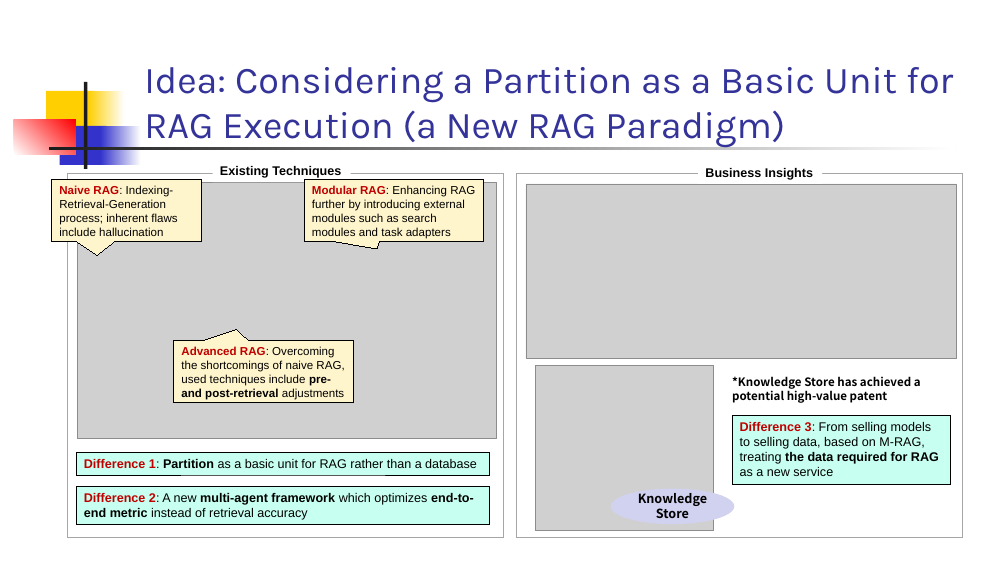
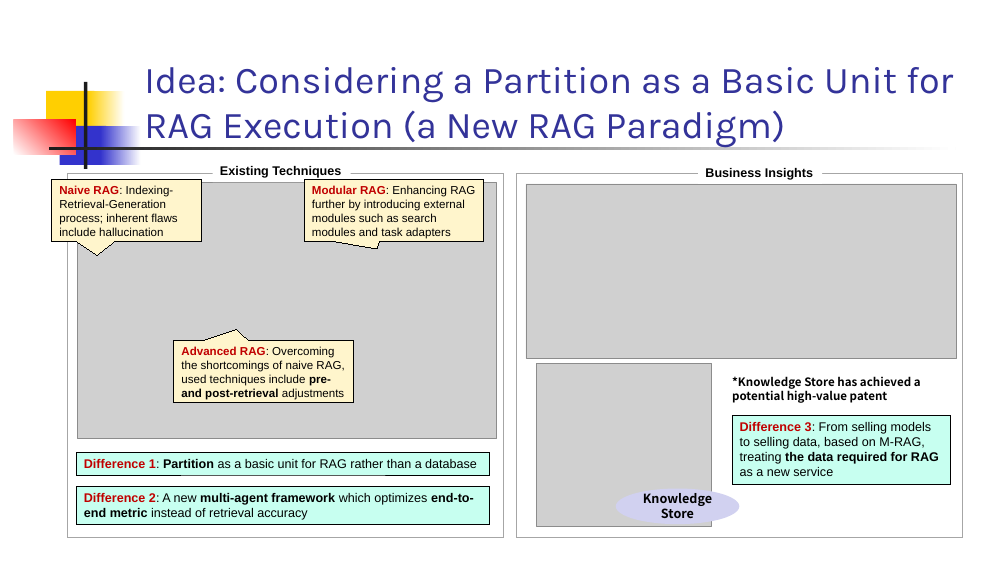
Before and after one commit to zhengwang125/zhengwang125.github.io, a slide deck: slide 3 of paper/M-RAG.pptx. Drawn at 1008x567 pixels with LibreOffice and Linux fonts; fonts in the diff are those of the drawing; grey boxes stand for pictures. Boxes give left, top, right and bottom in pixels: in the first picture for what was removed or moved away, otherwise in the second. Text is boxed around its words. In the diff, an @@ line names an element or a change of style, - is before the commit and + after.

```diff
--- a/paper/M-RAG.pptx
+++ b/paper/M-RAG.pptx
@@ picture: place and size @@
-picture at [535,365,714,531]
+picture at [537,363,712,526]
@@ ellipse "Knowledge Store": place and size @@
-ellipse "Knowledge Store" at [611,488,734,524]
+ellipse "Knowledge Store" at [616,488,740,524]
```
